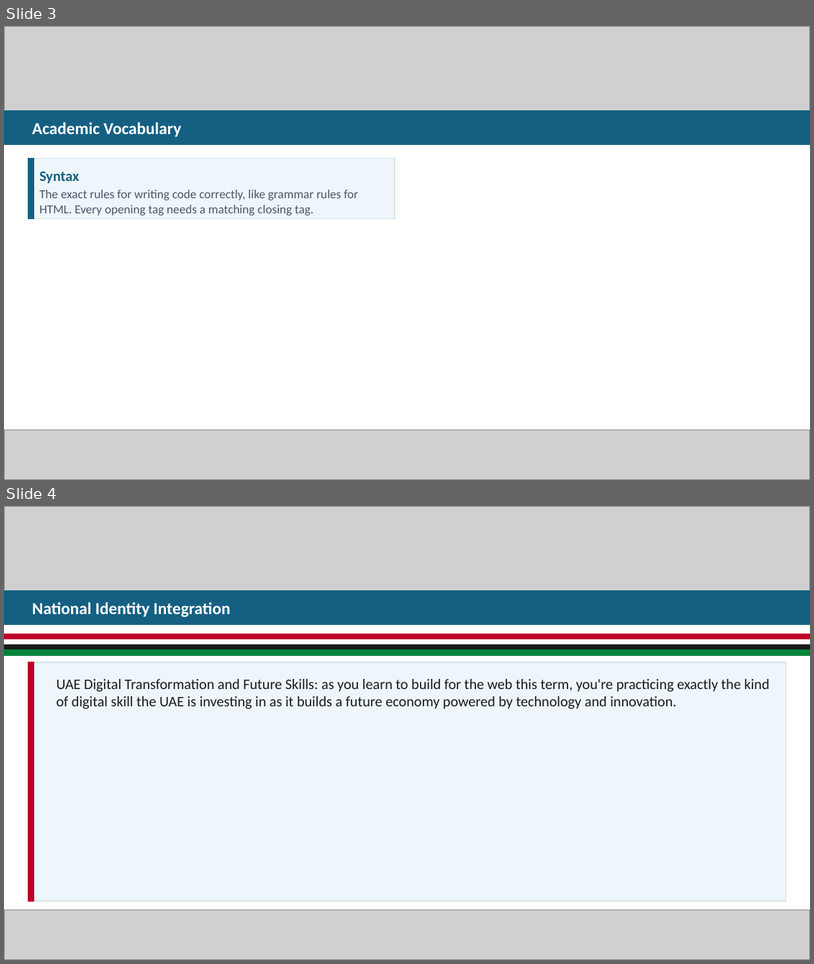
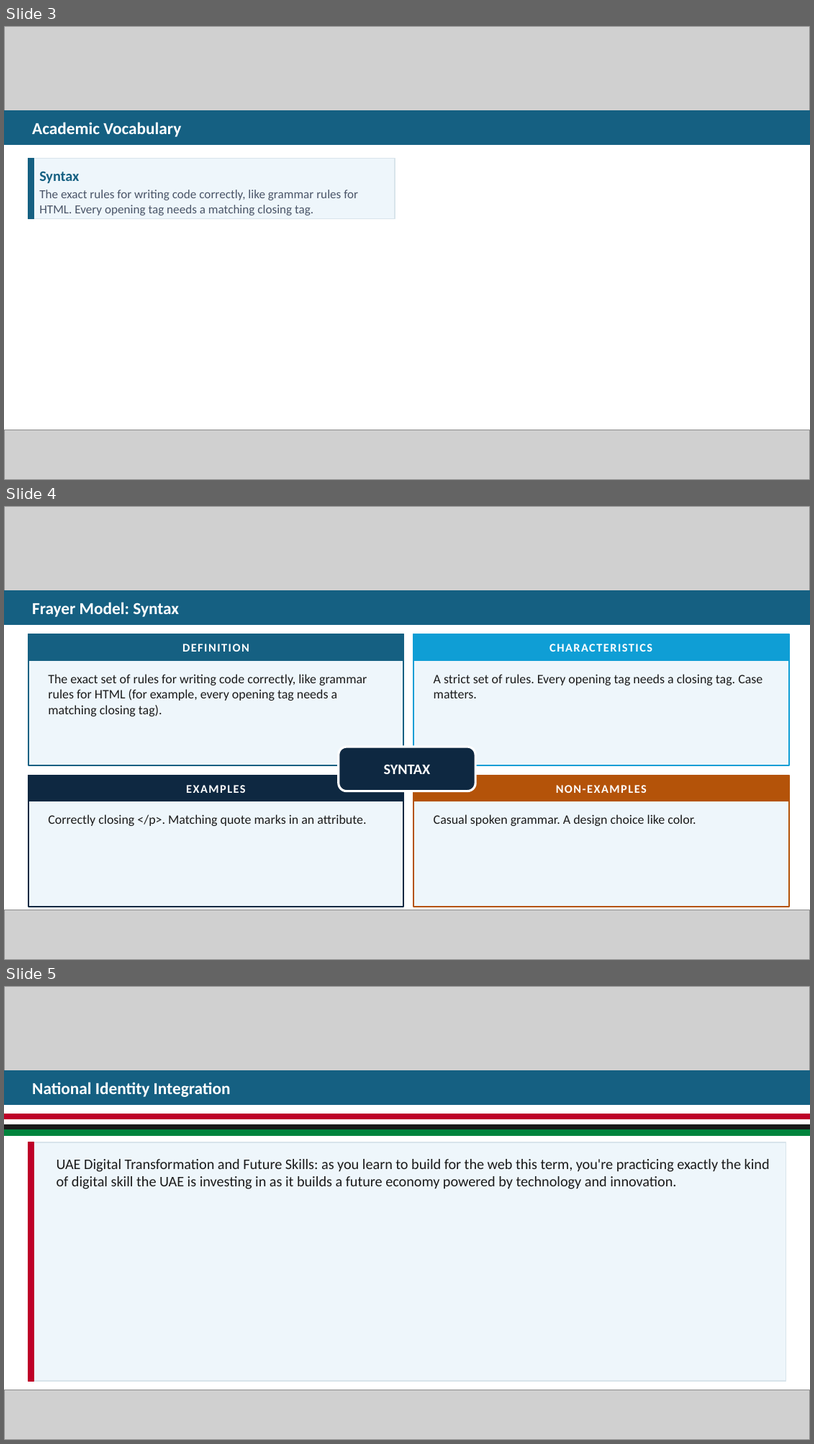
Before and after one commit to Arwa-Abboud/design1-term1-html-unit, a slide deck: resources/week-01/W1L4 - Building Your First HTML File.pptx. Shown one above the other, each under a label of ours: slides 3 and 4 before the commit, slides 3, 4 and 5 after it. The pictures are 814x964 and 814x1444 pixels, drawn with LibreOffice and Linux fonts; fonts in the diff are those of the drawing; grey boxes stand for pictures. Boxes give left, top, right and bottom in pixels: in the first picture for what was removed or moved away, otherwise in the second. Text is boxed around its words. In the diff, an @@ line names an element or a change of style, - is before the commit and + after.

```diff
--- a/resources/week-01/W1L4 - Building Your First HTML File.pptx
+++ b/resources/week-01/W1L4 - Building Your First HTML File.pptx
@@ slide 4 added at (x1=4, y1=506, x2=810, y2=960), background #FFFFFF @@
@@ picture added at (x1=4, y1=506, x2=810, y2=591) @@
@@ rectangle added at (x1=4, y1=591, x2=810, y2=625), fill #156082, outline #156082 1 pt @@
@@ text added at (x1=32, y1=602, x2=179, y2=617), 15 pt, text #FFFFFF, bold @@
+Frayer Model: Syntax
@@ rectangle added at (x1=28, y1=634, x2=404, y2=766), fill #EEF6FB, outline #156082 1.25 pt @@
@@ rectangle added at (x1=28, y1=634, x2=404, y2=660), fill #156082, outline #156082 1 pt @@
@@ rectangle added at (x1=414, y1=634, x2=790, y2=766), fill #EEF6FB, outline #0F9ED5 1.25 pt @@
@@ rectangle added at (x1=414, y1=634, x2=790, y2=660), fill #0F9ED5, outline #0F9ED5 1 pt @@
@@ text added at (x1=183, y1=644, x2=250, y2=651), 10.5 pt, text #FFFFFF, bold @@
+DEFINITION
@@ text added at (x1=550, y1=644, x2=653, y2=651), 10.5 pt, text #FFFFFF, bold @@
+CHARACTERISTICS
@@ text added at (x1=48, y1=674, x2=367, y2=716), 11.5 pt, text #1A1A1A @@
+The exact set of rules for writing code correctly, like grammar rules for HTML (for example, every opening tag needs a matching closing tag).
@@ text added at (x1=434, y1=674, x2=763, y2=698), 11.5 pt, text #1A1A1A @@
+A strict set of rules. Every opening tag needs a closing tag. Case matters.
@@ rounded rectangle added at (x1=339, y1=746, x2=476, y2=790), fill #0E2841, outline #FFFFFF 2 pt @@
@@ text added at (x1=384, y1=764, x2=431, y2=774), 13 pt, text #FFFFFF, bold @@
+SYNTAX
@@ rectangle added at (x1=28, y1=775, x2=404, y2=907), fill #EEF6FB, outline #0E2841 1.25 pt @@
@@ rectangle added at (x1=28, y1=775, x2=404, y2=801), fill #0E2841, outline #0E2841 1 pt @@
@@ text added at (x1=186, y1=785, x2=246, y2=793), 10.5 pt, text #FFFFFF, bold @@
+EXAMPLES
@@ rectangle added at (x1=414, y1=775, x2=790, y2=907), fill #EEF6FB, outline #B45309 1.25 pt @@
@@ rectangle added at (x1=414, y1=775, x2=790, y2=801), fill #B45309, outline #B45309 1 pt @@
@@ text added at (x1=556, y1=785, x2=647, y2=793), 10.5 pt, text #FFFFFF, bold @@
+NON-EXAMPLES
@@ text added at (x1=48, y1=814, x2=366, y2=826), 11.5 pt, text #1A1A1A @@
+Correctly closing </p>. Matching quote marks in an attribute.
@@ text added at (x1=434, y1=814, x2=696, y2=826), 11.5 pt, text #1A1A1A @@
+Casual spoken grammar. A design choice like color.
@@ picture added at (x1=4, y1=909, x2=810, y2=959) @@
@@ what was slide 4 is now slide 5 @@
```
Also in this commit, not shown: 1 slide changed, 1 other file.
